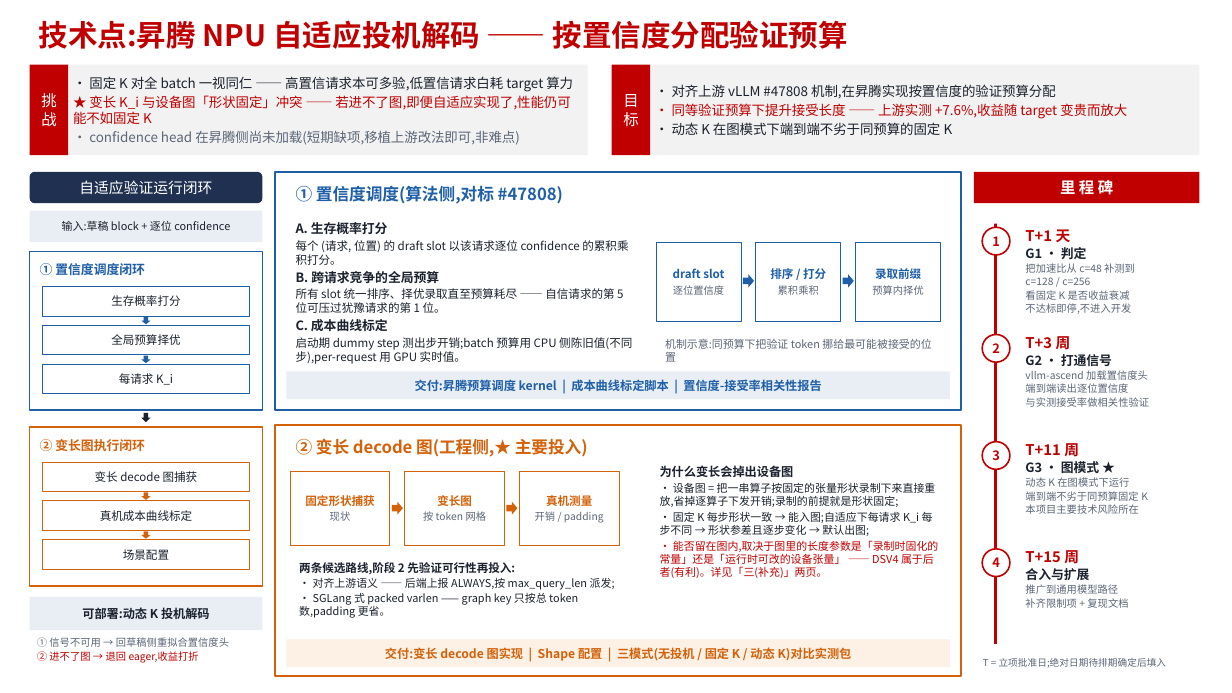
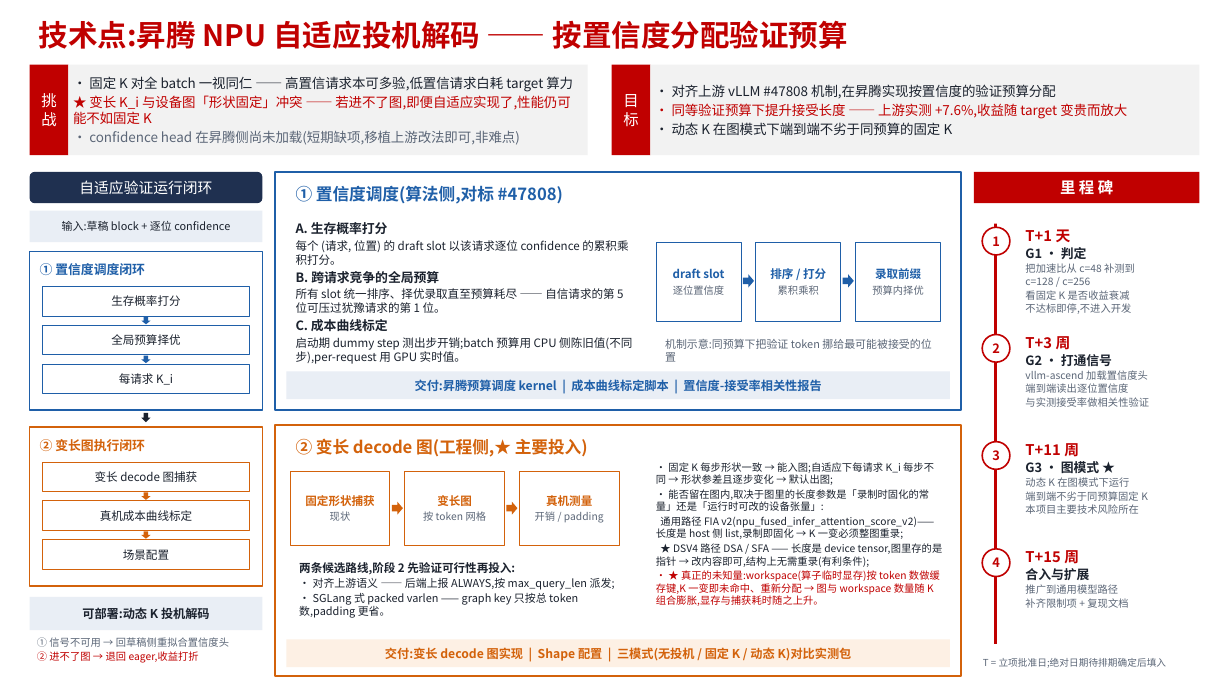
Before and after one commit to Sawyer117/speculators, a slide deck: slide 2 of docs/memos/adaptive-spec-project-proposal-v3.pptx. Drawn at 1232x693 pixels with LibreOffice and Linux fonts; fonts in the diff are those of the drawing. Boxes give left, top, right and bottom in pixels: in the first picture for what was removed or moved away, otherwise in the second. Text is boxed around its words. In the diff, an @@ line names an element or a change of style, - is before the commit and + after.

Commit message:
docs(memo): make the one-pager's graph panel stand on its own
It ended on 'see the two supplementary slides', which is no use to anyone reading
only the summary sheet -- the one-pager is the page that gets circulated. It now
carries the conclusion itself: the fixed-vs-adaptive shape argument, then the
question it reduces to, then the answer per operator -- FIA v2 spelled out with
its full name and its host-side list, the DSA/SFA device tensor that DSV4 rides,
and the workspace cache keyed on token count that is the actual unknown.

Drops the 'what a device graph is' primer from this panel; that belongs on the
supplementary slide, and the summary sheet has no room to spend on it.

```diff
--- a/docs/memos/adaptive-spec-project-proposal-v3.pptx
+++ b/docs/memos/adaptive-spec-project-proposal-v3.pptx
@@ text at box(656, 462, 934, 485): size 8.5 to 8 pt in "· 固定 K 每步形状一致 → 能入图;自适应下每请求 K_i ..."; less space between paragraphs @@
@@ text at box(660, 465, 936, 507): paragraphs removed @@
-为什么变长会掉出设备图
-· 设备图 = 把一串算子按固定的张量形状录制下来直接重放,省掉逐算子下发开销;录制的前提就是形状固定;
@@ text at box(656, 489, 943, 606): text changed; size 8.5 to 8 pt; text colour #C00000 to #1B222E @@
-· 能否留在图内,取决于图里的长度参数是「录制时固化的常量」还是「运行时可改的设备张量」 —— DSV4 属于后者(有利)。详见「三(补充)」两页。
+· 能否留在图内,取决于图里的长度参数是「录制时固化的常量」还是「运行时可改的设备张量」:
+通用路径 FIA v2(npu_fused_infer_attention_score_v2)—— 长度是 host 侧 list,录制即固化 → K 一变必须整图重录;
+★ DSV4 路径 DSA / SFA —— 长度是 device tensor,图里存的是指针 → 改内容即可,结构上无需重录(有利条件);
+· ★ 真正的未知量:workspace(算子临时显存)按 token 数做缓存键,K 一变即未命中、重新分配 → 图与 workspace 数量随 K 组合膨胀,显存与捕获耗时随之上升。
```
Also in this commit, not shown: 1 other file.
